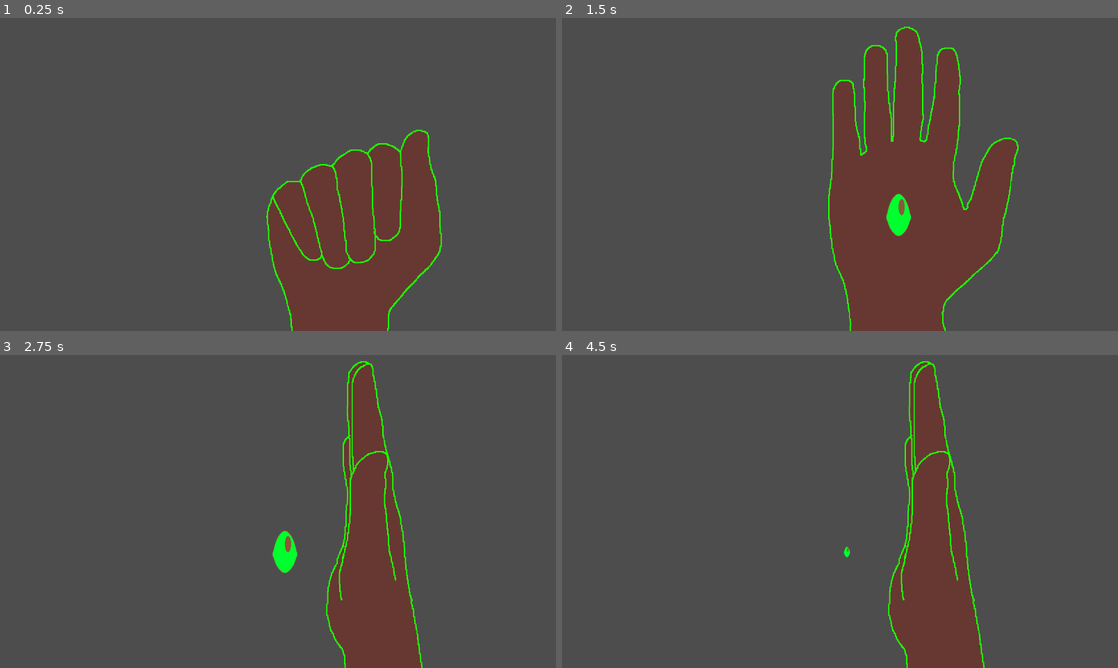
Above: before the commit, frames 1-4 (two rows, left to right).
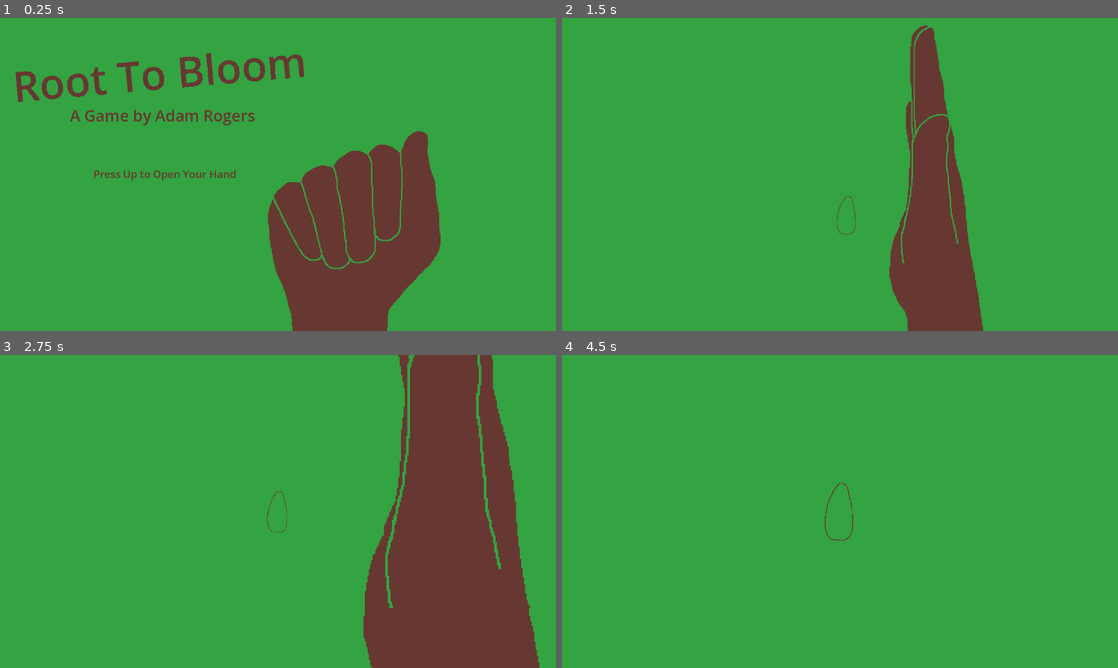
Above: after the commit, the same moments.

Repository: adammr333/root-game
Game: Godot game, scene res://scenes/opening.tscn
Same seed, same stepped clock (60 frames per second), same inputs: the game is played once before the commit and once after it. This scene is started directly instead of the project's main scene.
Inputs:
- Up to frame 1 (0.25 s): no input
- Up to frame 2 (1.5 s): tap Enter at 0.5 s; hold Up (ui_up) 0.53-1.28 s; hold Space (space) 0.53-1.28 s; hold Down (ui_down) from 1.28 s (still down); tap Space (space) at 1.35 s
- Up to frame 3 (2.75 s): tap Space (space) at 2 s; release Down (ui_down) at 2.03 s; hold Up (ui_up) from 2.03 s (still down); hold Space (space) from 2.03 s (still down)
- Up to frame 4 (4.5 s): tap Enter at 2.75 s; release Space (space) at 2.78 s; tap Space (space) at 2.85, 4.35 s; release Up (ui_up) at 3.53 s; hold Space (space) 3.53-4.28 s; hold Down (ui_down) from 3.53 s (still down)

The runs differ from the first frame. In frame 1, 86% of the frame differs, in the area x 0-100%, y 0-100%; in frame 2, 93%; in frame 3, 97%; in frame 4, 100%.

Commit message:
Worked on title screen and animations

Diff:
--- a/scenes/opening.tscn
+++ b/scenes/opening.tscn
@@ -33,6 +33,63 @@
 "speed": 5.0
 }]
 
+[sub_resource type="LabelSettings" id="LabelSettings_fvetl"]
+font_size = 96
+font_color = Color(0.4, 0.219608, 0.192157, 1)
+
+[sub_resource type="Animation" id="Animation_v10qa"]
+resource_name = "label"
+length = 2.0
+loop_mode = 1
+tracks/0/type = "value"
+tracks/0/imported = false
+tracks/0/enabled = true
+tracks/0/path = NodePath(".:rotation")
+tracks/0/interp = 1
+tracks/0/loop_wrap = true
+tracks/0/keys = {
+"times": PackedFloat32Array(0, 1),
+"transitions": PackedFloat32Array(1, 1),
+"update": 1,
+"values": [-0.0872665, 0.0872665]
+}
+
+[sub_resource type="Animation" id="Animation_sc7q2"]
+length = 0.001
+tracks/0/type = "value"
+tracks/0/imported = false
+tracks/0/enabled = true
+tracks/0/path = NodePath(".:rotation")
+tracks/0/interp = 1
+tracks/0/loop_wrap = true
+tracks/0/keys = {
+"times": PackedFloat32Array(0),
+"transitions": PackedFloat32Array(1),
+"update": 0,
+"values": [-0.0872665]
+}
+
+[sub_resource type="AnimationLibrary" id="AnimationLibrary_7f2m3"]
+_data = {
+&"RESET": SubResource("Animation_sc7q2"),
+&"label": SubResource("Animation_v10qa")
+}
+
+[sub_resource type="LabelSettings" id="LabelSettings_jo2c7"]
+font_size = 36
+font_color = Color(0.4, 0.219608, 0.192157, 1)
+
+[sub_resource type="LabelSettings" id="LabelSettings_drfco"]
+font_size = 24
+font_color = Color(0.4, 0.219608, 0.192157, 1)
+
+[sub_resource type="LabelSettings" id="LabelSettings_v10qa"]
+font_size = 24
+font_color = Color(0.4, 0.219608, 0.192157, 1)
+
+[sub_resource type="LabelSettings" id="LabelSettings_y6ged"]
+font_size = 60
+
 [sub_resource type="Animation" id="Animation_drfco"]
 length = 0.001
 tracks/0/type = "value"
@@ -83,10 +140,82 @@
 "update": 0,
 "values": [Vector2(1, 1)]
 }
+tracks/4/type = "value"
+tracks/4/imported = false
+tracks/4/enabled = true
+tracks/4/path = NodePath("Camera2D:zoom")
+tracks/4/interp = 1
+tracks/4/loop_wrap = true
+tracks/4/keys = {
+"times": PackedFloat32Array(0),
+"transitions": PackedFloat32Array(1),
+"update": 0,
+"values": [Vector2(1, 1)]
+}
+tracks/5/type = "value"
+tracks/5/imported = false
+tracks/5/enabled = true
+tracks/5/path = NodePath("Camera2D:position")
+tracks/5/interp = 1
+tracks/5/loop_wrap = true
+tracks/5/keys = {
+"times": PackedFloat32Array(0),
+"transitions": PackedFloat32Array(1),
+"update": 0,
+"values": [Vector2(640, 360)]
+}
+tracks/6/type = "value"
+tracks/6/imported = false
+tracks/6/enabled = true
+tracks/6/path = NodePath("BlackScreen:visible")
+tracks/6/interp = 1
+tracks/6/loop_wrap = true
+tracks/6/keys = {
+"times": PackedFloat32Array(0),
+"transitions": PackedFloat32Array(1),
+"update": 1,
+"values": [false]
+}
+tracks/7/type = "value"
+tracks/7/imported = false
+tracks/7/enabled = true
+tracks/7/path = NodePath("BlackScreen/TheSeedHasBeen:visible")
+tracks/7/interp = 1
+tracks/7/loop_wrap = true
+tracks/7/keys = {
+"times": PackedFloat32Array(0),
+"transitions": PackedFloat32Array(1),
+"update": 1,
+"values": [false]
+}
+tracks/8/type = "value"
+tracks/8/imported = false
+tracks/8/enabled = true
+tracks/8/path = NodePath("BlackScreen/HelpItBloom:visible")
+tracks/8/interp = 1
+tracks/8/loop_wrap = true
+tracks/8/keys = {
+"times": PackedFloat32Array(0),
+"transitions": PackedFloat32Array(1),
+"update": 1,
+"values": [false]
+}
+tracks/9/type = "value"
+tracks/9/imported = false
+tracks/9/enabled = true
+tracks/9/path = NodePath("Label4:visible")
+tracks/9/interp = 1
+tracks/9/loop_wrap = true
+tracks/9/keys = {
+"times": PackedFloat32Array(0),
+"transitions": PackedFloat32Array(1),
+"update": 1,
+"values": [false]
+}
 
 [sub_resource type="Animation" id="Animation_jo2c7"]
 resource_name = "opening"
-length = 5.0
+length = 12.0
 tracks/0/type = "value"
 tracks/0/imported = false
 tracks/0/enabled = true
@@ -109,7 +238,7 @@
 "times": PackedFloat32Array(0, 1, 5),
 "transitions": PackedFloat32Array(1, 1, 1),
 "update": 1,
-"values": [false, true, false]
+"values": [false, true, true]
 }
 tracks/2/type = "value"
 tracks/2/imported = false
@@ -135,6 +264,78 @@
 "update": 1,
 "values": [Vector2(1, 1), Vector2(0.535, 0.535), Vector2(0.25, 0.25)]
 }
+tracks/4/type = "value"
+tracks/4/imported = false
+tracks/4/enabled = true
+tracks/4/path = NodePath("Camera2D:zoom")
+tracks/4/interp = 1
+tracks/4/loop_wrap = true
+tracks/4/keys = {
+"times": PackedFloat32Array(0, 2, 3, 4, 5, 6),
+"transitions": PackedFloat32Array(1, 1, 1, 1, 1, 1),
+"update": 1,
+"values": [Vector2(1, 1), Vector2(1, 1), Vector2(2, 2), Vector2(3, 3), Vector2(6, 6), Vector2(1, 1)]
+}
+tracks/5/type = "value"
+tracks/5/imported = false
+tracks/5/enabled = true
+tracks/5/path = NodePath("Camera2D:position")
+tracks/5/interp = 1
+tracks/5/loop_wrap = true
+tracks/5/keys = {
+"times": PackedFloat32Array(0, 2, 3, 6),
+"transitions": PackedFloat32Array(1, 1, 1, 1),
+"update": 1,
+"values": [Vector2(640, 360), Vector2(640, 360), Vector2(656, 453), Vector2(640, 360)]
+}
+tracks/6/type = "value"
+tracks/6/imported = false
+tracks/6/enabled = true
+tracks/6/path = NodePath("BlackScreen:visible")
+tracks/6/interp = 1
+tracks/6/loop_wrap = true
+tracks/6/keys = {
+"times": PackedFloat32Array(0, 6),
+"transitions": PackedFloat32Array(1, 1),
+"update": 1,
+"values": [false, true]
+}
+tracks/7/type = "value"
+tracks/7/imported = false
+tracks/7/enabled = true
+tracks/7/path = NodePath("BlackScreen/TheSeedHasBeen:visible")
+tracks/7/interp = 1
+tracks/7/loop_wrap = true
+tracks/7/keys = {
+"times": PackedFloat32Array(0, 8),
+"transitions": PackedFloat32Array(1, 1),
+"update": 1,
+"values": [false, true]
+}
+tracks/8/type = "value"
+tracks/8/imported = false
+tracks/8/enabled = true
+tracks/8/path = NodePath("BlackScreen/HelpItBloom:visible")
+tracks/8/interp = 1
+tracks/8/loop_wrap = true
+tracks/8/keys = {
+"times": PackedFloat32Array(0, 10),
+"transitions": PackedFloat32Array(1, 1),
+"update": 1,
+"values": [false, true]
+}
+tracks/9/type = "value"
+tracks/9/imported = false
+tracks/9/enabled = true
+tracks/9/path = NodePath("Label4:visible")
+tracks/9/interp = 1
+tracks/9/loop_wrap = true
+tracks/9/keys = {
+"times": PackedFloat32Array(0, 1, 2),
+"transitions": PackedFloat32Array(1, 1, 1),
+"update": 1,
+"values": [false, true, false]
+}
 
 [sub_resource type="AnimationLibrary" id="AnimationLibrary_v10qa"]
 _data = {
@@ -145,6 +346,13 @@
 [node name="Opening" type="Node2D"]
 script = ExtResource("1_y6ged")
 
+[node name="Ground" type="ColorRect" parent="."]
+offset_right = 1280.0
+offset_bottom = 720.0
+size_flags_horizontal = 3
+size_flags_vertical = 3
+color = Color(0.203922, 0.639216, 0.258824, 1)
+
 [node name="Hand" type="AnimatedSprite2D" parent="."]
 position = Vector2(811, 351)
 scale = Vector2(1.49, 1.49)
@@ -154,7 +362,105 @@
 visible = false
 position = Vector2(775, 453)
 
+[node name="Title" type="Node2D" parent="."]
+
+[node name="Label" type="Label" parent="Title"]
+offset_left = 29.0
+offset_top = 61.609
+offset_right = 707.0
+offset_bottom = 193.609
+rotation = -0.0872665
+pivot_offset = Vector2(335, 75)
+text = "Root To Bloom"
+label_settings = SubResource("LabelSettings_fvetl")
+horizontal_alignment = 1
+
+[node name="AnimationPlayer" type="AnimationPlayer" parent="Title/Label"]
+libraries = {
+&"": SubResource("AnimationLibrary_7f2m3")
+}
+
+[node name="Label2" type="Label" parent="Title"]
+offset_left = 161.0
+offset_top = 198.609
+offset_right = 587.0
+offset_bottom = 248.609
+text = "A Game by Adam Rogers"
+label_settings = SubResource("LabelSettings_jo2c7")
+horizontal_alignment = 1
+
+[node name="Label3" type="Label" parent="Title"]
+offset_left = 132.0
+offset_top = 334.0
+offset_right = 628.0
+offset_bottom = 384.0
+text = "Press Up to Open Your Hand"
+label_settings = SubResource("LabelSettings_drfco")
+horizontal_alignment = 1
+vertical_alignment = 1
+
+[node name="Label4" type="Label" parent="."]
+visible = false
+offset_left = 132.0
+offset_top = 334.0
+offset_right = 628.0
+offset_bottom = 384.0
+text = "Press Down to Drop the Seed"
+label_settings = SubResource("LabelSettings_v10qa")
+horizontal_alignment = 1
+vertical_alignment = 1
+
+[node name="Camera2D" type="Camera2D" parent="."]
+position = Vector2(640, 360)
+
+[node name="BlackScreen" type="ColorRect" parent="."]
+visible = false
+offset_right = 1280.0
+offset_bottom = 720.0
+size_flags_horizontal = 3
+size_flags_vertical = 3
+color = Color(0, 0, 0, 1)
+
+[node name="TheSeedHasBeen" type="Label" parent="BlackScreen"]
+visible = false
+layout_mode = 1
+anchors_preset = 8
+anchor_left = 0.5
+anchor_top = 0.5
+anchor_right = 0.5
+anchor_bottom = 0.5
+offset_left = -227.0
+offset_top = -84.5
+offset_right = 227.0
+offset_bottom = 84.5
+grow_horizontal = 2
+grow_vertical = 2
+text = "THE SEED HAS BEEN PLANTED"
+label_settings = SubResource("LabelSettings_y6ged")
+horizontal_alignment = 1
+
+[node name="HelpItBloom" type="Label" parent="BlackScreen"]
+visible = false
+layout_mode = 1
+anchors_preset = 8
+anchor_left = 0.5
+anchor_top = 0.5
+anchor_right = 0.5
+anchor_bottom = 0.5
+offset_left = -103.0
+offset_top = -24.5
+offset_right = 103.0
+offset_bottom = 24.5
+grow_horizontal = 2
+grow_vertical = 2
+text = "
+HELP IT BLOOM"
+label_settings = SubResource("LabelSettings_y6ged")
+horizontal_alignment = 1
+
 [node name="AnimationPlayer" type="AnimationPlayer" parent="."]
 libraries = {
 &"": SubResource("AnimationLibrary_v10qa")
 }
+
+[connection signal="animation_finished" from="AnimationPlayer" to="." method="_on_animation_player_animation_finished"]
--- a/scenes/seed.tscn
+++ b/scenes/seed.tscn
@@ -1,6 +1,6 @@
-[gd_scene load_steps=6 format=3 uid="uid://dwmn77aaqfa06"]
+[gd_scene load_steps=5 format=3 uid="uid://dwmn77aaqfa06"]
 
-[ext_resource type="Texture2D" uid="uid://dfs80b3qtb7pn" path="res://assets/seed.png" id="1_m0bgt"]
+[ext_resource type="Texture2D" uid="uid://8a6451dfru3" path="res://assets/seed2.png" id="1_m0bgt"]
 
 [sub_resource type="AtlasTexture" id="AtlasTexture_6mtvd"]
 atlas = ExtResource("1_m0bgt")
@@ -10,11 +10,7 @@
 atlas = ExtResource("1_m0bgt")
 region = Rect2(100, 0, 100, 100)
 
-[sub_resource type="AtlasTexture" id="AtlasTexture_l184s"]
-atlas = ExtResource("1_m0bgt")
-region = Rect2(200, 0, 100, 100)
-
-[sub_resource type="SpriteFrames" id="SpriteFrames_a7sle"]
+[sub_resource type="SpriteFrames" id="SpriteFrames_l184s"]
 animations = [{
 "frames": [{
 "duration": 1.0,
@@ -22,9 +18,6 @@
 }, {
 "duration": 1.0,
 "texture": SubResource("AtlasTexture_kq6mk")
-}, {
-"duration": 1.0,
-"texture": SubResource("AtlasTexture_l184s")
 }],
 "loop": true,
 "name": &"default",
@@ -34,5 +27,4 @@
 [node name="Seed" type="Node2D"]
 
 [node name="AnimatedSprite2D" type="AnimatedSprite2D" parent="."]
-sprite_frames = SubResource("SpriteFrames_a7sle")
-frame = 2
+sprite_frames = SubResource("SpriteFrames_l184s")
--- a/scripts/game.gd
+++ b/scripts/game.gd
@@ -1,4 +1,8 @@
 extends Node2D
+
+#colors:
+#green: 34a342
+#brown: 663831
 
 @onready var ground: Node = $Ground
 @onready var rootTip: Node = $RootTip
--- a/scripts/opening.gd
+++ b/scripts/opening.gd
@@ -1,7 +1,29 @@
 extends Node2D
 
+@onready var title: Node = $Title
+@onready var labelAnimPlayer: Node = $Title/Label/AnimationPlayer
 @onready var animPlayer: Node = $AnimationPlayer
+
+var canInput: bool = true
+var canDrop: bool = false
 
 
 func _ready() -> void:
-	animPlayer.play("opening")
+	labelAnimPlayer.play("label")
+
+
+func _unhandled_input(event: InputEvent) -> void:
+	if event.is_action_pressed("ui_up") && canInput:
+		title.visible = false
+		animPlayer.play("opening")
+		animPlayer.seek(1.0, true)
+		animPlayer.pause()
+		canDrop = true
+	if event.is_action_pressed("ui_down") && canDrop && canInput:
+		animPlayer.play("opening")
+		animPlayer.seek(2.0, true)
+		canInput = false
+
+
+func _on_animation_player_animation_finished(anim_name: StringName) -> void:
+	get_tree().change_scene_to_file("res://scenes/game.tscn")
Binary file changed: assets/hand.png
Binary file changed: assets/seed2.png
Not shown: 1 places in scenes/opening.tscn that only renumber resources
